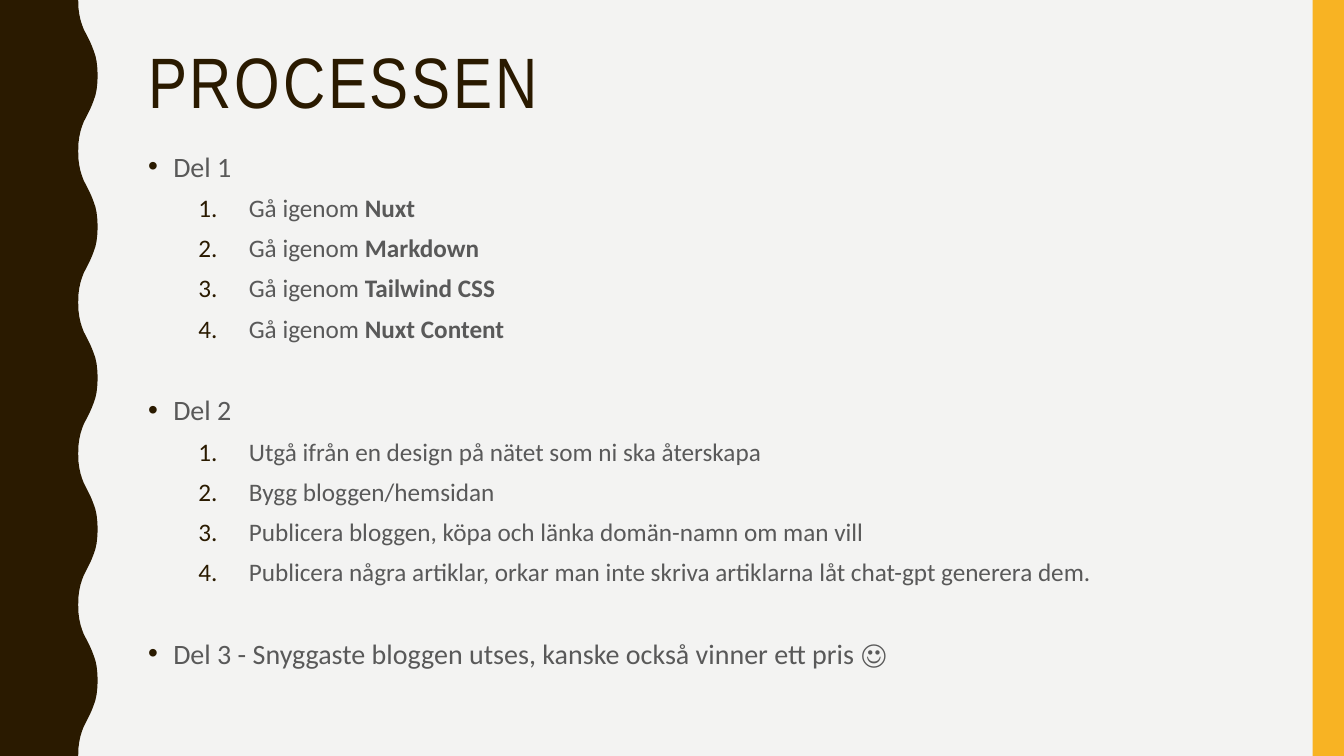
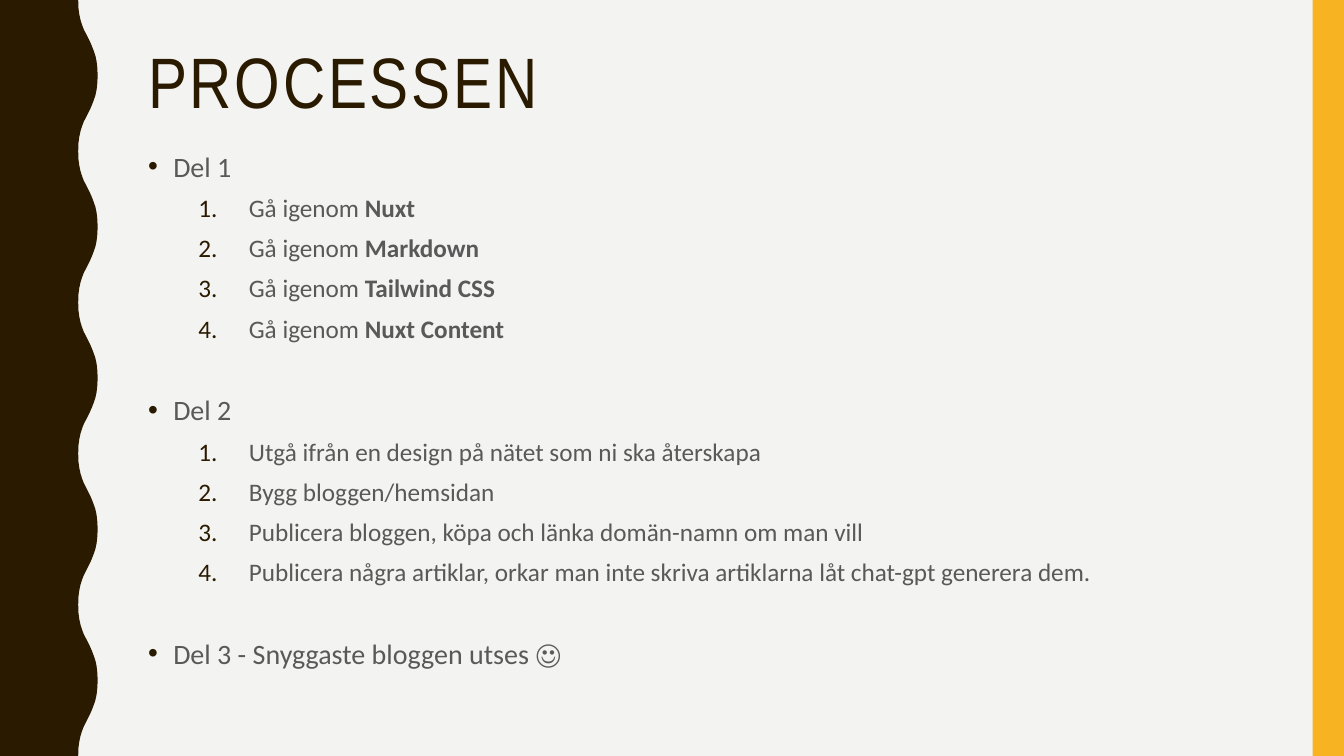
Before and after one commit to abbjetmus/220S-Nuxt, a slide deck: slide 4 of Bygga-Blogg.pptx. Drawn at 1344x756 pixels with LibreOffice and Linux fonts; fonts in the diff are those of the drawing. Boxes give left, top, right and bottom in pixels: in the first picture for what was removed or moved away, otherwise in the second. Text is boxed around its words. In the diff, an @@ line names an element or a change of style, - is before the commit and + after.

```diff
--- a/Bygga-Blogg.pptx
+++ b/Bygga-Blogg.pptx
@@ text at (173,644,529,669): text changed @@
-• Del 3 - Snyggaste bloggen utses, kanske också vinner ett pris ☺
+• Del 3 - Snyggaste bloggen utses ☺
```
Also in this commit, not shown: 4 other slides changed, 1 slide removed, 1 other file.
